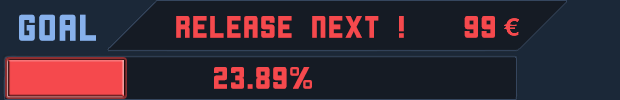
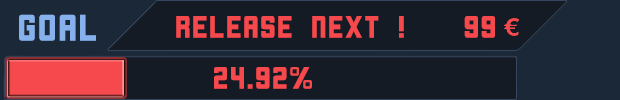
Comparing the layer stacks of the two w=620, h=100 images. Changes:
renamed "23.89%" to "24.92%", painted on it over <box>231,67,287,89</box>
